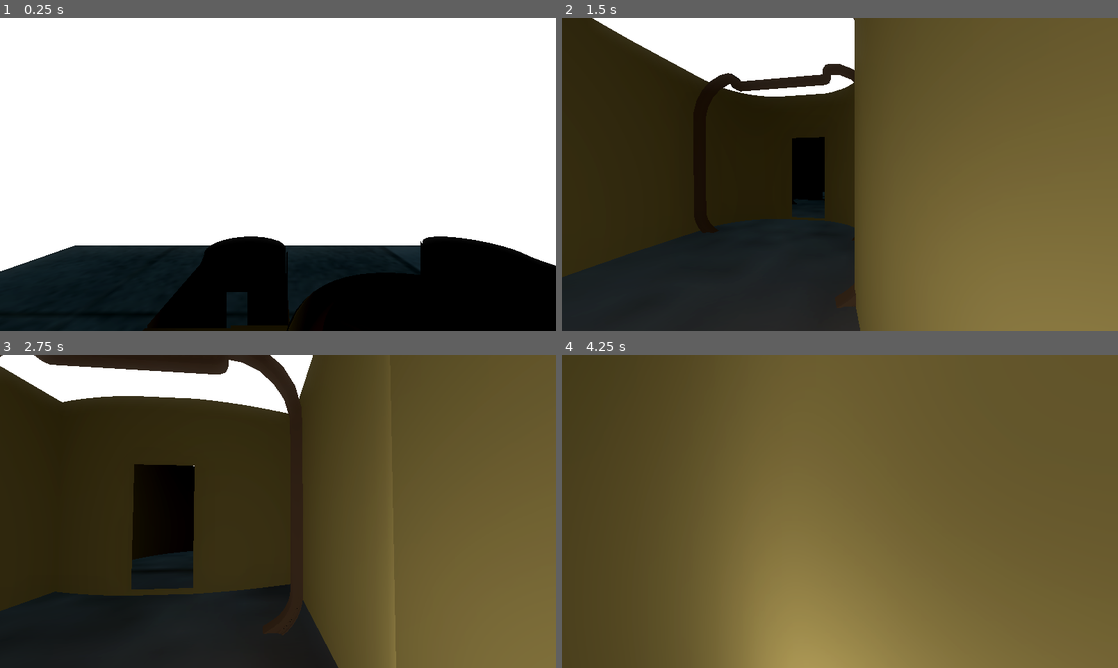
Above: before the commit, frames 1-4 (two rows, left to right).
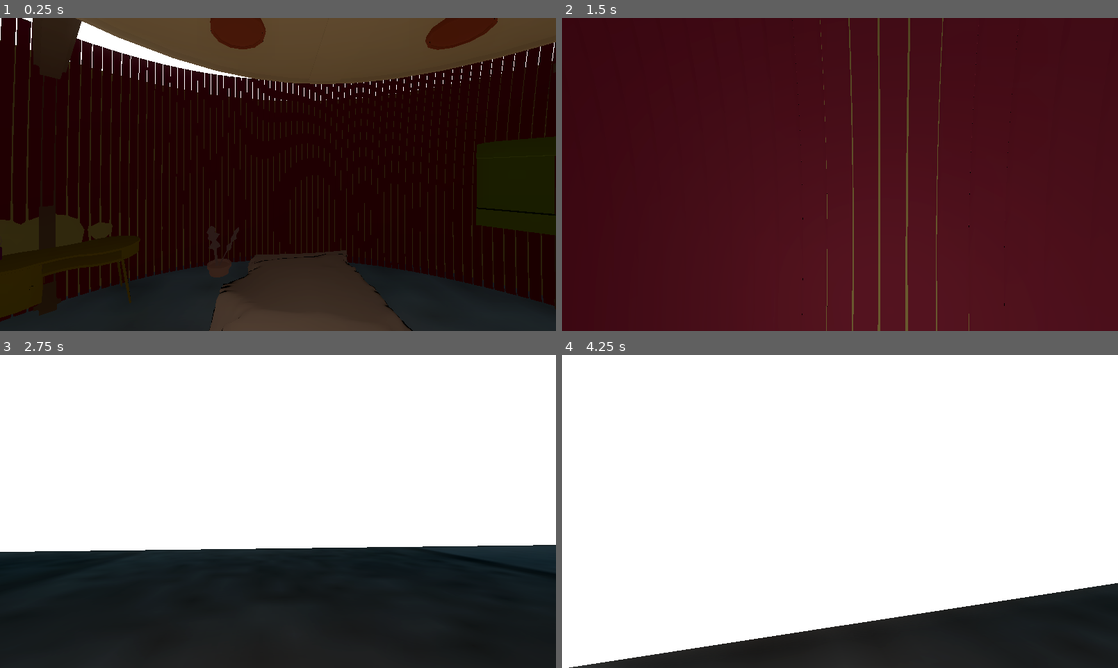
Above: after the commit, the same moments.

Repository: Area9579/Underwater-Jam
Game: Godot game, scene res://Content/Levels/day1.tscn
Same seed, same stepped clock (60 frames per second), same inputs: the game is played once before the commit and once after it. This scene is started directly instead of the project's main scene. Sound files missing from this copy of the repository are replaced by a short silence.
Inputs (mouse positions are in pixels of both pictures, inside the frame that each line leads up to):
- Up to frame 1 (0.25 s): no input
- Up to frame 2 (1.5 s): tap Enter (ui_accept) at 0.5, 0.77 s; move the mouse to (867, 174) at 0.52 s; hold Right mouse button (alt_interact) 0.53-1.28 s; hold W (forward) from 0.53 s (still down); move the mouse to (812, 174) at 1.27 s; tap F (equip) at 1.35 s
- Up to frame 3 (2.75 s): keep holding W (forward); tap Enter (ui_accept) at 1.52 s; move the mouse to (289, 505) at 2.02 s; press the mouse at (289, 505) at 2.03 s
- Up to frame 4 (4.25 s): keep holding W (forward); move the mouse to (834, 517) at 2.77 s; release the mouse at (834, 517) at 2.78 s; right-click (834, 517) at 2.85 s; tap Enter (ui_accept) at 3.02, 3.77 s; move the mouse to (878, 514) at 3.52 s; hold F (equip) from 3.53 s (still down)

The runs differ from the first frame. In frame 1, 94% of the frame differs, in the area x 0-100%, y 0-100%; in frame 2, 98%; in frame 3, 80%; in frame 4, 100%.

Commit message:
day 2 voicelines implemented

Diff:
--- a/Content/Levels/Base Map/base_map.tscn
+++ b/Content/Levels/Base Map/base_map.tscn
@@ -57,7 +57,7 @@
 
 [node name="Player" parent="." unique_id=1495724798 instance=ExtResource("2_5e2fw")]
 unique_name_in_owner = true
-transform = Transform3D(1, 0, 0, 0, 1, 0, 0, 0, 1, 0, 8.543605, 0)
+transform = Transform3D(1, 0, 0, 0, 1, 0, 0, 0, 1, 4.9592443, 1.9033041, -5.0399218)
 
 [node name="OmniLight3D" type="OmniLight3D" parent="Player" unique_id=658117881]
 light_color = Color(0.9264652, 0.7131488, 0.54608184, 1)
--- a/Content/Levels/day1.tscn
+++ b/Content/Levels/day1.tscn
@@ -2,6 +2,7 @@
 
 [ext_resource type="PackedScene" uid="uid://duqqc07ub3xhu" path="res://Content/Levels/Base Map/base_map.tscn" id="1_ax01y"]
 [ext_resource type="Script" uid="uid://r5l7l7ygayd1" path="res://Content/AudioSystems/AudioEventSystem/lengthy_audio_event_player.gd" id="2_64ylx"]
+[ext_resource type="PackedScene" uid="uid://cmuk8q4nj8nd" path="res://Content/InteractableItems/Computer/computer.tscn" id="2_wt837"]
 [ext_resource type="AudioStream" uid="uid://c0wwc4bldrq4y" path="res://AUDIO/DIALOGUE/DR. VANCE/DR VANCE_voiceline_01.wav" id="3_27u4b"]
 [ext_resource type="AudioStream" uid="uid://bevvwwl6mgdtt" path="res://AUDIO/SFX/FACILITY AMBIENCE/FACILITY_ALARM_SFX.wav" id="3_ite6a"]
 [ext_resource type="Script" uid="uid://bk14m7ayml7wg" path="res://Systems/Event Queue/event.gd" id="3_pf1uq"]
@@ -16,8 +17,12 @@
 [ext_resource type="AudioStream" uid="uid://cl02ag5b1brqa" path="res://AUDIO/DIALOGUE/HQ/HQ_Voiceline_08.wav" id="11_jpvo4"]
 [ext_resource type="AudioStream" uid="uid://x4ukrd3dxwp2" path="res://AUDIO/SFX/Radio/Radio_Off_Sfx.wav" id="12_ka3wr"]
 [ext_resource type="AudioStream" uid="uid://jpxlldu4uunb" path="res://AUDIO/DIALOGUE/DR. VANCE/DR VANCE_voiceline_09.wav" id="13_j5c48"]
+[ext_resource type="Script" uid="uid://r70s6flykuow" path="res://Systems/Event Queue/event_stage.gd" id="18_tg5l2"]
 
 [node name="Day1" unique_id=1228570231 instance=ExtResource("1_ax01y")]
+
+[node name="Computer" parent="LevelLayout" parent_id_path=PackedInt32Array(1577965459) index="97" unique_id=1318926826 instance=ExtResource("2_wt837")]
+transform = Transform3D(-1.2710856, 0, -6.778415, 0, 6.8965664, 0, 6.778415, 0, -1.2710856, 102.397835, 9.028236, -14.372993)
 
 [node name="EventQueue" parent="." index="2" unique_id=1831471164 node_paths=PackedStringArray("event_queue")]
 event_queue = [NodePath("../SequentialDialogue/MorningAlarm/MorningAlarm"), NodePath("../SequentialDialogue/RadioTurnsO …(691 unchanged characters)…
@@ -166,7 +171,10 @@
 [node name="AudioStreamPlayer" type="AudioStreamPlayer3D" parent="SequentialDialogue/VanceItsOnly30Days" index="1" unique_id=1340820165]
 stream = ExtResource("13_j5c48")
 
-[node name="STUB_DailyTaskStage" type="Node" parent="SequentialDialogue" parent_id_path=PackedInt32Array(1378434186) index="12" unique_id=398179995]
+[node name="TaskEventStage" type="Node" parent="SequentialDialogue" parent_id_path=PackedInt32Array(1378434186) index="12" unique_id=986682077 node_paths=PackedStringArray("events_in_stage")]
+script = ExtResource("18_tg5l2")
+events_in_stage = [NodePath("../../LevelLayout/Computer/ComputerEvent")]
+metadata/_custom_type_script = "uid://r70s6flykuow"
 
 [connection signal="event_disabled" from="SequentialDialogue/MorningAlarm/MorningAlarm" to="SequentialDialogue/MorningAlarm" method="_on_event_disabled"]
 [connection signal="event_enabled" from="SequentialDialogue/MorningAlarm/MorningAlarm" to="SequentialDialogue/MorningAlarm" method="_on_event_enabled"]
@@ -203,3 +211,6 @@
 [connection signal="event_disabled" from="SequentialDialogue/VanceItsOnly30Days/VanceItsOnly30Days" to="SequentialDialogue/VanceItsOnly30Days" method="_on_event_disabled"]
 [connection signal="event_enabled" from="SequentialDialogue/VanceItsOnly30Days/VanceItsOnly30Days" to="SequentialDialogue/VanceItsOnly30Days" method="_on_event_enabled"]
 [connection signal="event_finished" from="SequentialDialogue/VanceItsOnly30Days/VanceItsOnly30Days" to="SequentialDialogue/VanceItsOnly30Days" method="_on_event_finished"]
+
+[editable path="LevelLayout/Computer"]
+[editable path="DailyOrderSheet"]
--- a/Content/Levels/day2.tscn
+++ b/Content/Levels/day2.tscn
@@ -1,18 +1,93 @@
 [gd_scene format=3 uid="uid://wd7ppiwtndyt"]
 
 [ext_resource type="PackedScene" uid="uid://duqqc07ub3xhu" path="res://Content/Levels/Base Map/base_map.tscn" id="1_diosg"]
-[ext_resource type="PackedScene" uid="uid://kq6seoongy8u" path="res://Content/AudioSystems/AudioEventSystem/audio_event_player.tscn" id="2_lwuct"]
+[ext_resource type="Script" uid="uid://braj1wqtyaoli" path="res://Content/AudioSystems/AudioEventSystem/audio_event_player.gd" id="2_14kiw"]
+[ext_resource type="Script" uid="uid://bk14m7ayml7wg" path="res://Systems/Event Queue/event.gd" id="3_dk4jh"]
+[ext_resource type="AudioStream" uid="uid://p6sylje18bqs" path="res://AUDIO/SFX/Radio/Radio_On_Sfx.wav" id="4_24p8r"]
+[ext_resource type="AudioStream" uid="uid://kwcg2q2ptcjy" path="res://AUDIO/DIALOGUE/DR. VANCE/DR VANCE_voiceline_10.wav" id="5_3m53c"]
+[ext_resource type="AudioStream" uid="uid://c4dftrudxvoxw" path="res://AUDIO/DIALOGUE/HQ/HQ_Voiceline_11.wav" id="6_aqbd0"]
+[ext_resource type="AudioStream" uid="uid://x4ukrd3dxwp2" path="res://AUDIO/SFX/Radio/Radio_Off_Sfx.wav" id="7_ms8ji"]
+[ext_resource type="AudioStream" uid="uid://xnpdk4lp4bya" path="res://AUDIO/DIALOGUE/DR. VANCE/DR VANCE_voiceline_12.wav" id="8_2coo7"]
 
 [node name="Day2" unique_id=1228570231 instance=ExtResource("1_diosg")]
 
-[node name="STUB_RadioTurningOn" type="Node" parent="SequentialDialogue" parent_id_path=PackedInt32Array(1378434186) index="0" unique_id=36183657]
+[node name="EventQueue" parent="." index="2" unique_id=1831471164 node_paths=PackedStringArray("event_queue")]
+event_queue = [NodePath("../SequentialDialogue/RadioTurnsOn/RadioTurnsOn"), NodePath("../SequentialDialogue/VanceExternalHullDiagnostic/VanceExternalHullDiagnostic"), NodePath("../SequentialDialogue/HQExternalScansNormal/HQExternalScansNormal"), NodePath("../SequentialDialogue/RadioShutsOff/RadioShutsOff"), NodePath("../SequentialDialogue/VanceSoundsLikePulse/VanceSoundsLikePulse")]
 
-[node name="VanceExternalHullDiagnostic" parent="SequentialDialogue" parent_id_path=PackedInt32Array(1378434186) index="1" unique_id=447693708 instance=ExtResource("2_lwuct")]
+[node name="RadioTurnsOn" type="Node3D" parent="SequentialDialogue" parent_id_path=PackedInt32Array(1378434186) index="0" unique_id=1951859864 node_paths=PackedStringArray("audio_player", "event")]
+script = ExtResource("2_14kiw")
+audio_player = NodePath("AudioStreamPlayer3D")
+event = NodePath("RadioTurnsOn")
 
-[node name="HQExternalScansNormal" parent="SequentialDialogue" parent_id_path=PackedInt32Array(1378434186) index="2" unique_id=1699446228 instance=ExtResource("2_lwuct")]
+[node name="RadioTurnsOn" type="Node" parent="SequentialDialogue/RadioTurnsOn" index="0" unique_id=940275177]
+script = ExtResource("3_dk4jh")
+metadata/_custom_type_script = "uid://bk14m7ayml7wg"
 
-[node name="STUB_RadioTurningOff" type="Node" parent="SequentialDialogue" parent_id_path=PackedInt32Array(1378434186) index="3" unique_id=1491408714]
+[node name="AudioStreamPlayer3D" type="AudioStreamPlayer3D" parent="SequentialDialogue/RadioTurnsOn" index="1" unique_id=454959035]
+stream = ExtResource("4_24p8r")
 
-[node name="VanceSoundsLikePulse" parent="SequentialDialogue" parent_id_path=PackedInt32Array(1378434186) index="4" unique_id=306234343 instance=ExtResource("2_lwuct")]
+[node name="VanceExternalHullDiagnostic" type="Node3D" parent="SequentialDialogue" parent_id_path=PackedInt32Array(1378434186) index="1" unique_id=447693708 node_paths=PackedStringArray("audio_player", "event")]
+script = ExtResource("2_14kiw")
+audio_player = NodePath("AudioStreamPlayer3D")
+event = NodePath("VanceExternalHullDiagnostic")
+
+[node name="VanceExternalHullDiagnostic" type="Node" parent="SequentialDialogue/VanceExternalHullDiagnostic" index="0" unique_id=1825350162]
+script = ExtResource("3_dk4jh")
+metadata/_custom_type_script = "uid://bk14m7ayml7wg"
+
+[node name="AudioStreamPlayer3D" type="AudioStreamPlayer3D" parent="SequentialDialogue/VanceExternalHullDiagnostic" index="1" unique_id=588439606]
+stream = ExtResource("5_3m53c")
+
+[node name="HQExternalScansNormal" type="Node3D" parent="SequentialDialogue" parent_id_path=PackedInt32Array(1378434186) index="2" unique_id=1699446228 node_paths=PackedStringArray("audio_player", "event")]
+script = ExtResource("2_14kiw")
+audio_player = NodePath("AudioStreamPlayer3D")
+event = NodePath("HQExternalScansNormal")
+
+[node name="HQExternalScansNormal" type="Node" parent="SequentialDialogue/HQExternalScansNormal" index="0" unique_id=1798056617]
+script = ExtResource("3_dk4jh")
+metadata/_custom_type_script = "uid://bk14m7ayml7wg"
+
+[node name="AudioStreamPlayer3D" type="AudioStreamPlayer3D" parent="SequentialDialogue/HQExternalScansNormal" index="1" unique_id=1935794377]
+stream = ExtResource("6_aqbd0")
+
+[node name="RadioShutsOff" type="Node3D" parent="SequentialDialogue" parent_id_path=PackedInt32Array(1378434186) index="3" unique_id=476701193 node_paths=PackedStringArray("audio_player", "event")]
+script = ExtResource("2_14kiw")
+audio_player = NodePath("AudioStreamPlayer3D")
+event = NodePath("RadioShutsOff")
+
+[node name="RadioShutsOff" type="Node" parent="SequentialDialogue/RadioShutsOff" index="0" unique_id=1751578178]
+script = ExtResource("3_dk4jh")
+metadata/_custom_type_script = "uid://bk14m7ayml7wg"
+
+[node name="AudioStreamPlayer3D" type="AudioStreamPlayer3D" parent="SequentialDialogue/RadioShutsOff" index="1" unique_id=967970028]
+stream = ExtResource("7_ms8ji")
+
+[node name="VanceSoundsLikePulse" type="Node3D" parent="SequentialDialogue" parent_id_path=PackedInt32Array(1378434186) index="4" unique_id=306234343 node_paths=PackedStringArray("audio_player", "event")]
+script = ExtResource("2_14kiw")
+audio_player = NodePath("AudioStreamPlayer3D")
+event = NodePath("VanceSoundsLikePulse")
+
+[node name="VanceSoundsLikePulse" type="Node" parent="SequentialDialogue/VanceSoundsLikePulse" index="0" unique_id=790150259]
+script = ExtResource("3_dk4jh")
+metadata/_custom_type_script = "uid://bk14m7ayml7wg"
+
+[node name="AudioStreamPlayer3D" type="AudioStreamPlayer3D" parent="SequentialDialogue/VanceSoundsLikePulse" index="1" unique_id=509856122]
+stream = ExtResource("8_2coo7")
 
 [node name="STUB_TasksEnabling" type="Node" parent="SequentialDialogue" parent_id_path=PackedInt32Array(1378434186) index="5" unique_id=1967689732]
+
+[connection signal="event_disabled" from="SequentialDialogue/RadioTurnsOn/RadioTurnsOn" to="SequentialDialogue/RadioTurnsOn" method="_on_event_disabled"]
+[connection signal="event_enabled" from="SequentialDialogue/RadioTurnsOn/RadioTurnsOn" to="SequentialDialogue/RadioTurnsOn" method="_on_event_enabled"]
+[connection signal="event_finished" from="SequentialDialogue/RadioTurnsOn/RadioTurnsOn" to="SequentialDialogue/RadioTurnsOn" method="_on_event_finished"]
+[connection signal="event_disabled" from="SequentialDialogue/VanceExternalHullDiagnostic/VanceExternalHullDiagnostic" to="SequentialDialogue/VanceExternalHullDiagnostic" method="_on_event_disabled"]
+[connection signal="event_enabled" from="SequentialDialogue/VanceExternalHullDiagnostic/VanceExternalHullDiagnostic" to="SequentialDialogue/VanceExternalHullDiagnostic" method="_on_event_enabled"]
+[connection signal="event_finished" from="SequentialDialogue/VanceExternalHullDiagnostic/VanceExternalHullDiagnostic" to="SequentialDialogue/VanceExternalHullDiagnostic" method="_on_event_finished"]
+[connection signal="event_disabled" from="SequentialDialogue/HQExternalScansNormal/HQExternalScansNormal" to="SequentialDialogue/HQExternalScansNormal" method="_on_event_disabled"]
+[connection signal="event_enabled" from="SequentialDialogue/HQExternalScansNormal/HQExternalScansNormal" to="SequentialDialogue/HQExternalScansNormal" method="_on_event_enabled"]
+[connection signal="event_finished" from="SequentialDialogue/HQExternalScansNormal/HQExternalScansNormal" to="SequentialDialogue/HQExternalScansNormal" method="_on_event_finished"]
+[connection signal="event_disabled" from="SequentialDialogue/RadioShutsOff/RadioShutsOff" to="SequentialDialogue/RadioShutsOff" method="_on_event_disabled"]
+[connection signal="event_enabled" from="SequentialDialogue/RadioShutsOff/RadioShutsOff" to="SequentialDialogue/RadioShutsOff" method="_on_event_enabled"]
+[connection signal="event_finished" from="SequentialDialogue/RadioShutsOff/RadioShutsOff" to="SequentialDialogue/RadioShutsOff" method="_on_event_finished"]
+[connection signal="event_disabled" from="SequentialDialogue/VanceSoundsLikePulse/VanceSoundsLikePulse" to="SequentialDialogue/VanceSoundsLikePulse" method="_on_event_disabled"]
+[connection signal="event_enabled" from="SequentialDialogue/VanceSoundsLikePulse/VanceSoundsLikePulse" to="SequentialDialogue/VanceSoundsLikePulse" method="_on_event_enabled"]
+[connection signal="event_finished" from="SequentialDialogue/VanceSoundsLikePulse/VanceSoundsLikePulse" to="SequentialDialogue/VanceSoundsLikePulse" method="_on_event_finished"]
